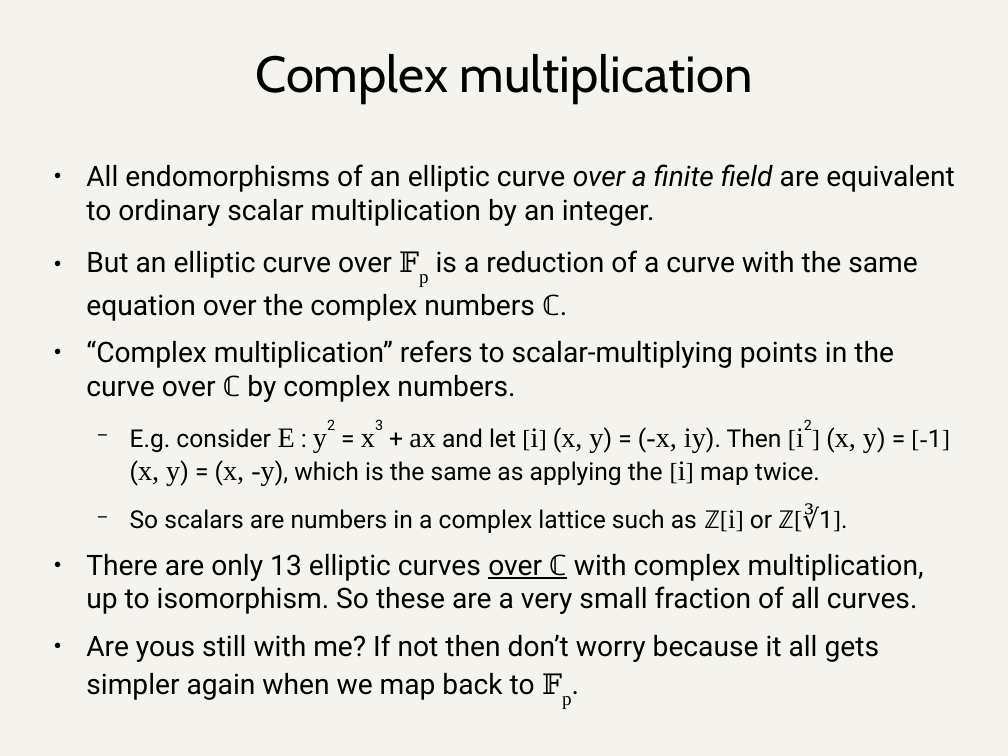
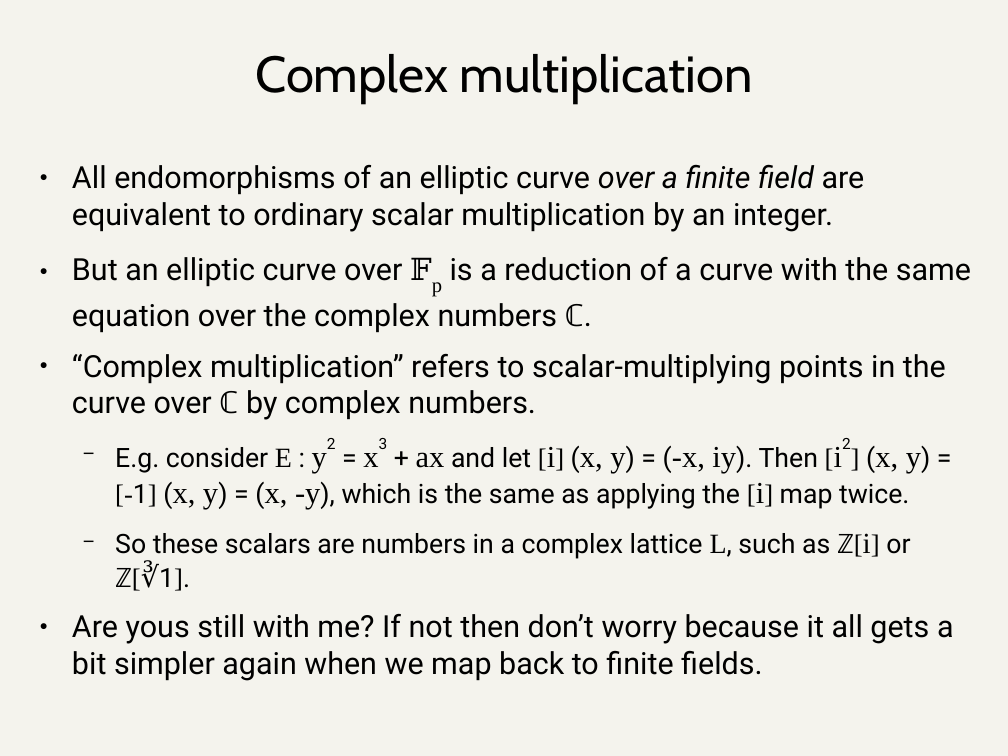
Before and after one commit to daira/halographs, a slide deck: slide 11 of halographs.odp. Drawn at 1008x756 pixels with LibreOffice and Linux fonts; fonts in the diff are those of the drawing. Boxes give left, top, right and bottom in pixels: in the first picture for what was removed or moved away, otherwise in the second. Text is boxed around its words. In the diff, an @@ line names an element or a change of style, - is before the commit and + after.

```diff
--- a/halographs.odp
+++ b/halographs.odp
@@ text "All endomorphisms of an elliptic ...": place and size @@
-text "All endomorphisms of an elliptic ..." at (86, 164, 955, 700)
+text "All endomorphisms of an elliptic ..." at (72, 164, 971, 681)
@@ text at (72, 164, 971, 510): size 22.2 to 24 pt in "All endomorphisms of an elliptic curve over ...", "But an elliptic curve over 𝔽p is ...", "“Complex multiplication” refers to scalar-multiplying points ...", "y2 x3 ax [i] (x, y) (-x, ..."; size 25.9 to 28 pt in "𝔽p"; size 19.4 to 21 pt in "E.g. consider : y2 = x3 + ..."; size 22.2 to 22 pt in "E" @@
@@ text at (72, 533, 954, 681): text changed; size 22.2 to 24 pt @@
-  − So scalars are numbers in a complex lattice such as ℤ[i] or ℤ[∛1].
-● There are only 13 elliptic curves over ℂ with complex multiplication, up to isomorphism. So these are a very small fraction of all curves.
-● Are yous still with me? If not then don’t worry because it all gets simpler again when we map back to 𝔽p.
+  − So these scalars are numbers in a complex lattice L, such as ℤ[i] or ℤ[∛1].
+● Are yous still with me? If not then don’t worry because it all gets a bit simpler again when we map back to finite fields.
```
Also in this commit, not shown: 16 other slides changed, 16 slides added, 11 slides removed, 17 other files.
